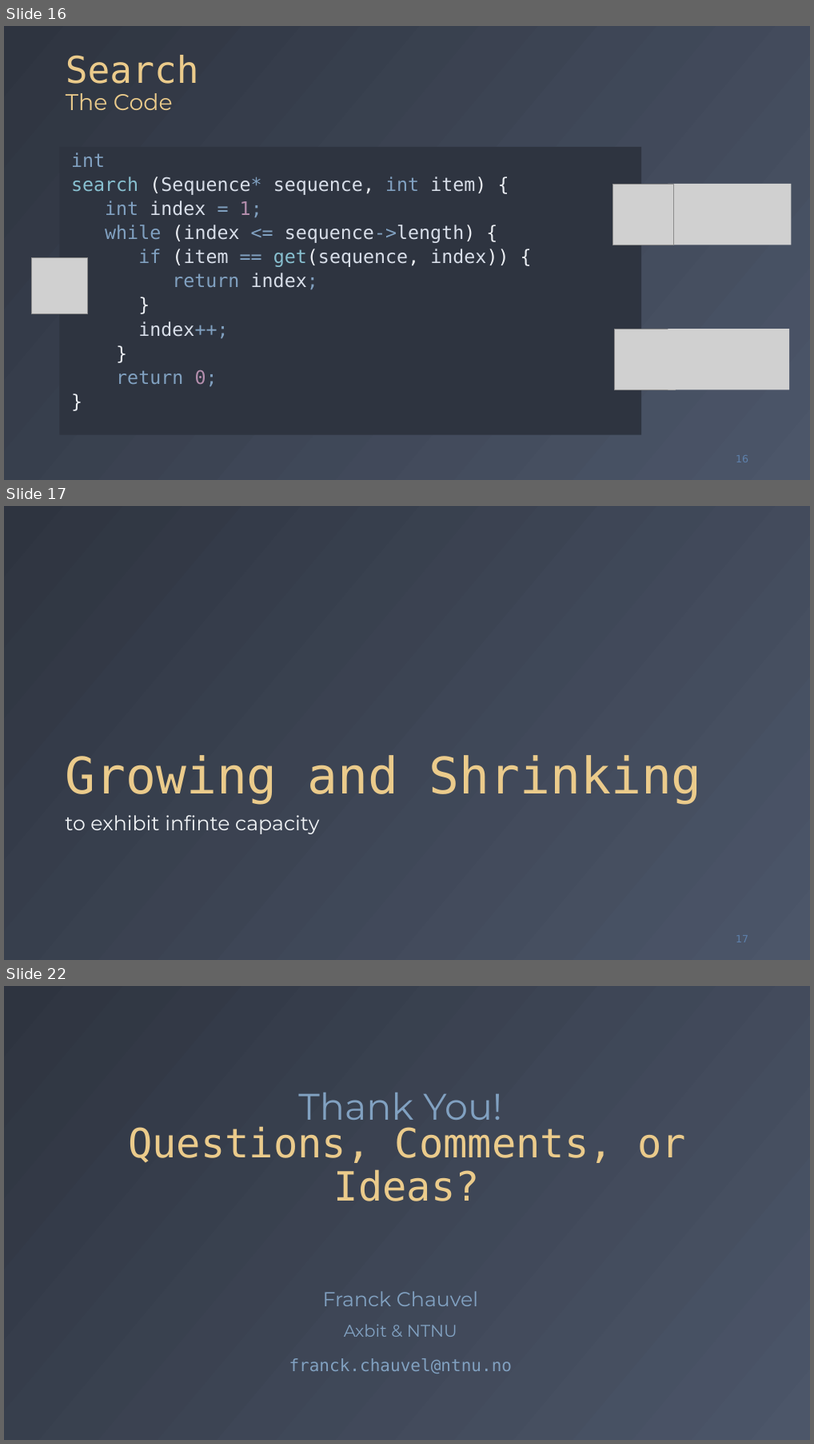
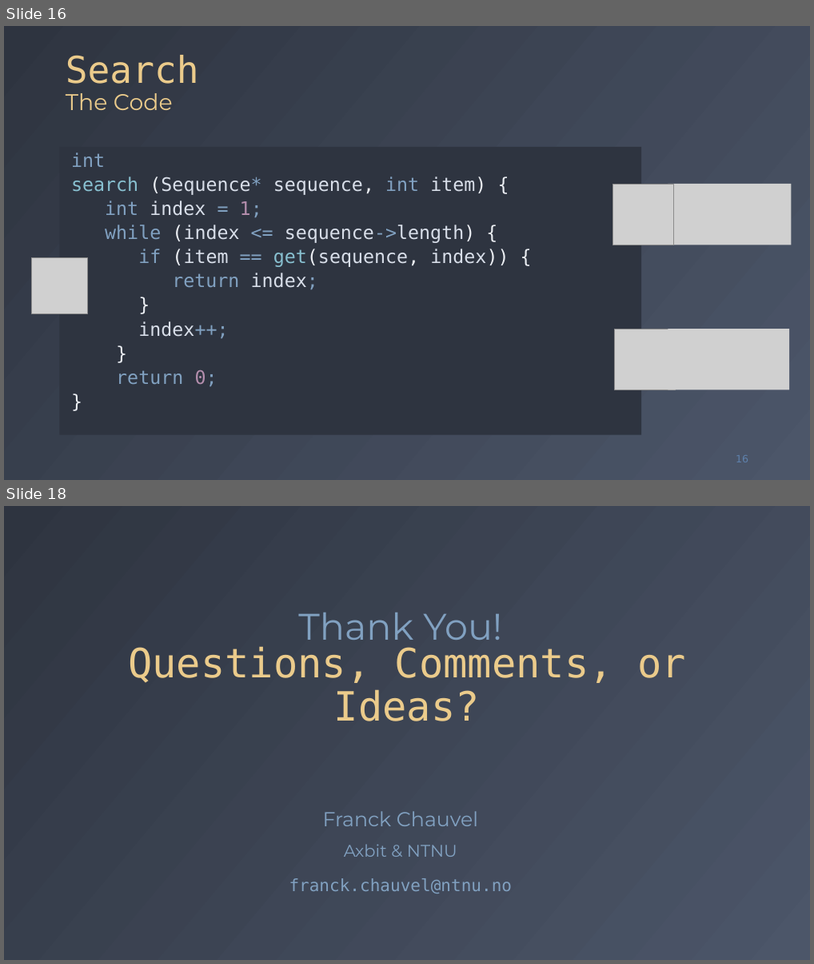
Before and after one commit to fchauvel/ntnu-idata2302-website, a slide deck: source/sequences/_static/arrays/arrays.pptx. Shown one above the other, each under a label of ours: slides 16, 17 and 22 before the commit, slides 16 and 18 after it; the slides between them are not shown. The pictures are 814x1444 and 814x964 pixels, drawn with LibreOffice and Linux fonts; fonts in the diff are those of the drawing; grey boxes stand for pictures. Boxes give left, top, right and bottom in pixels: in the first picture for what was removed or moved away, otherwise in the second. Text is boxed around its words. In the diff, an @@ line names an element or a change of style, - is before the commit and + after.

```diff
--- a/source/sequences/_static/arrays/arrays.pptx
+++ b/source/sequences/_static/arrays/arrays.pptx
@@ slide 17 removed at box(4, 506, 810, 960), background gradient #2E3440 to #4C5669 @@
@@ title removed at box(65, 755, 702, 804) @@
-Growing and Shrinking
@@ text removed at box(65, 815, 319, 834) @@
-to exhibit infinte capacity
@@ page number removed at box(736, 935, 749, 942) @@
-17
@@ what was slide 22 is now slide 18 @@
```
Also in this commit, not shown: 2 slides changed, 5 other slides removed, 1 other file.
